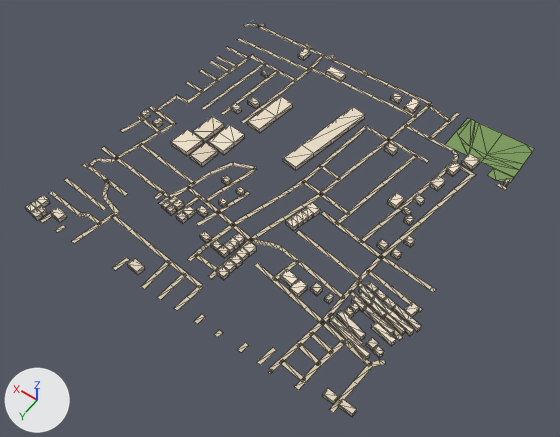
An edit to the glTF model public/assets/bengaluru-region-v1/tiles/t9_14-l1.glb, drawn before and after from the same camera.
Rendered twice from a 50 mm lens placed at (4353.0, 7827.0, 809.0), pointed at (4734.0, 7294.0, -29.0). The axes (+X, +Y, +Z) are drawn at lower left. The lights are the same throughout. The picture after the commit comes second. Mesh edges are drawn as thin lines on the coarser meshes. Vertices at exactly the same position are counted once.

In view in the first picture: 'building', 'ground'.
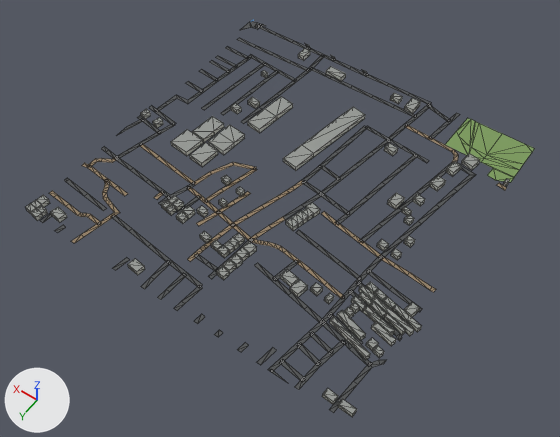
Boxes [x1, y1, x2, y2] around the edits, measured in the pictures (560 x 437 px; the box of a moved part takes in the faces that stretch with it):
'ground', reshaped
    before: [40, 23, 535, 413]
    after: [40, 22, 535, 413]
part 1 of me_building, recoloured
    both: [26, 48, 510, 417]
part 2 of me_ground, rebuilt
    before: [244, 23, 260, 28]
    after: [240, 22, 260, 30]
part 3 of me_ground, moved or reshaped
    both: [40, 116, 436, 390]
part 4 of me_ground, moved or reshaped
    both: [448, 113, 460, 122]
part 5 of me_ground, moved or reshaped
    both: [247, 24, 368, 76]
part 6 of me_ground, recoloured
    both: [53, 25, 507, 413]

The change, as a list of edits to the scene's bpy script:
```text
Change me_building:
    used by ob_building; location = (4500.0, 7000.0, 0.0)
    remove me_building.from_pydata(...)  # 718 vertices, 909 faces; spans x -12.0..503.0, y 17.0..501.0, z 0.0..8.0
    add me_building.from_pydata(...)  # 718 vertices, 1094 faces; spans x -12.0..503.0, y 17.0..501.0, z 0.0..8.0
    me_building part 1: 909 kept faces spanning x -12.0..503.0, y 17.0..501.0, z 0.0..8.0 get new vertex colours
    edits to the shape of me_building do not show in these pictures
Change me_ground:
    used by ob_ground; location = (4500.0, 7000.0, 0.0)
    verts and faces of me_ground; kept vertices keep their numbers, new ones are numbered from 798
    before: 130 (127.0, 22.0, 1.0) at pixel (447, 120), 131 (121.0, 22.0, 1.0) at pixel (451, 122), 132 (124.0, 0.0, 1.0) at pixel (456, 112), 133 (118.0, 0.0, 1.0) at pixel (460, 114)
    before: 312 (446.0, 79.0, 1.0) at pixel (249, 57), 313 (447.0, 71.0, 1.0) at pixel (252, 54), 342 (382.0, 11.0, 1.0) at pixel (307, 49), 343 (379.0, 6.0, 1.0) at pixel (311, 49), 344 (393.0, 2.0, 1.0) at pixel (305, 44)
    before: 345 (390.0, -2.0, 1.0) at pixel (308, 43), 346 (336.0, 10.0, 1.0) at pixel (332, 60), 347 (332.0, 6.0, 1.0) at pixel (336, 60), 348 (345.0, 2.0, 1.0) at pixel (330, 56), 349 (341.0, -2.0, 1.0) at pixel (334, 55)
    before: 350 (276.0, 10.0, 1.0) at pixel (364, 75), 351 (273.0, 5.0, 1.0) at pixel (368, 75), 352 (286.0, 2.0, 1.0) at pixel (362, 70), 353 (283.0, -2.0, 1.0) at pixel (365, 69), 700 (485.0, 8.0, 1.0) at pixel (257, 25)
    before: 701 (480.0, 11.0, 1.0) at pixel (258, 27), 702 (478.0, -2.0, 1.0) at pixel (263, 23), 703 (473.0, 2.0, 1.0) at pixel (265, 25)
    remove me_ground.from_pydata(...)  # 798 vertices, 612 faces; spans x -2.0..503.0, y -2.0..503.0, z 1.0
    add me_ground.from_pydata(...)  # 808 vertices, 620 faces; spans x 0.0..500.0, y 0.0..500.0, z 1.0
    me_ground part 2: the loose piece of 10 vertices spanning x 478.0..503.0, y 6.0..23.0, z 1.0 is rebuilt with 12 vertices and now spans x 477.0..500.0, y 2.0..35.0, z 1.0
    me_ground part 3
    17 vertices are removed from x 1.0..501.0, y 317.0..503.0, z 1.0
    45 faces are deleted
    3 vertices in x 27.0..418.0, y 348.0..499.0, z 1.0 move by (-6.0, 1.0, 0.0)
    20 vertices move from x -2.0..503.0, y 315.0..478.0, z 1.0 to x 0.0..500.0, y 304.0..487.0, z 1.0
    25 vertices are added at x 0.0..500.0, y 317.0..500.0, z 1.0
    51 new faces join them
    me_ground part 4
    add delete_faces([(130, 131, 133), (130, 133, 132)])
    add faces += [(130, 131, 132), (131, 133, 132)]
    me_ground part 5
    add delete_vertices([344, 348, 352, 702])  # with the faces that use them
    add for i in [345, 349, 353]: verts[i] += (6.0, 2.0, 0.0)
    add verts[313] = (450.0, 72.0, 1.0)  # moved, pixel (250, 54)
    add verts[312] = (444.0, 78.0, 1.0)  # moved, pixel (251, 57)
    add verts[703] = (479.0, 0.0, 1.0)  # moved, pixel (262, 24)
    add verts[808] = (386.0, 0.0, 1.0)  # pixel (309, 45)
    add verts[809] = (338.0, 0.0, 1.0)  # pixel (334, 56)
    add verts[810] = (279.0, 0.0, 1.0)  # pixel (366, 71)
    add verts[818] = (472.0, 0.0, 1.0)  # pixel (266, 25)
    add faces += [(343, 808, 345), (347, 809, 349), (351, 810, 353), (701, 818, 703)]
    me_ground part 6: 521 kept faces spanning x 0.0..500.0, y 0.0..500.0, z 1.0 get new vertex colours
```
